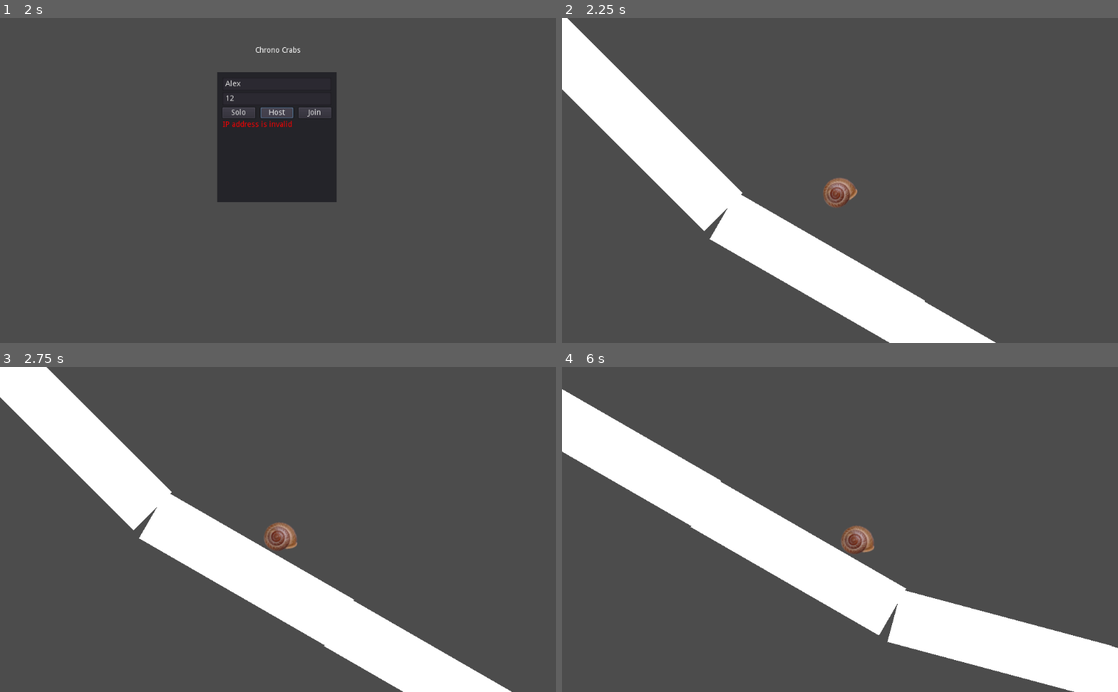
Above: before the commit, frames 1-4 (two rows, left to right).
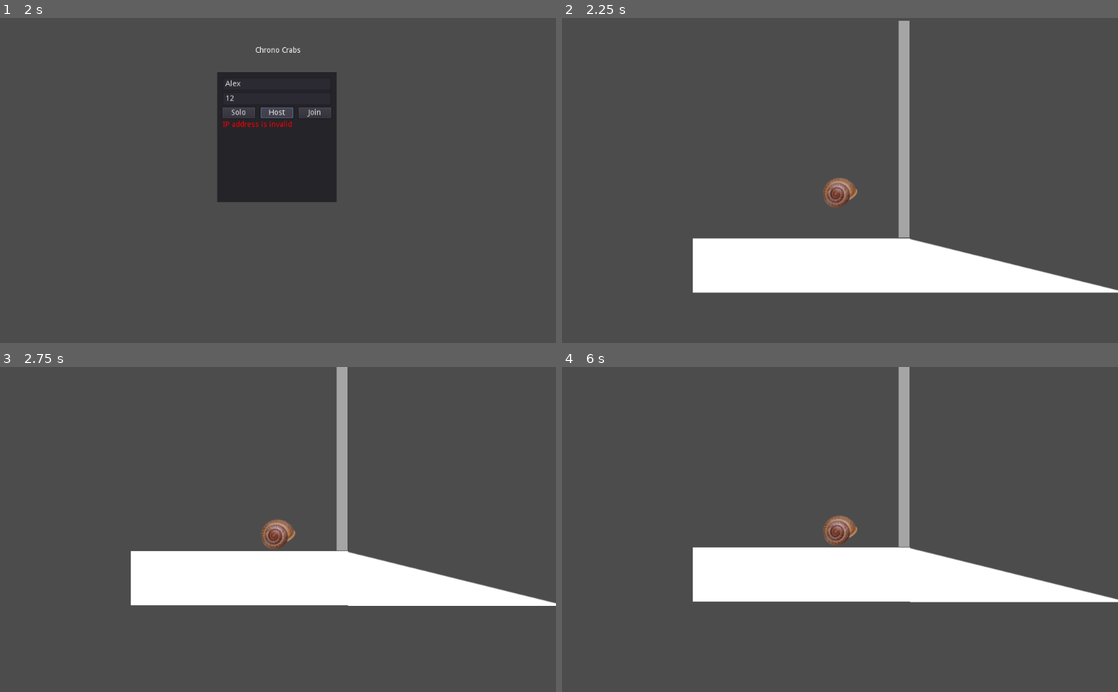
Above: after the commit, the same moments.

Repository: textrivers/chrono-crabs
Game: Godot game, scene res://Scenes/Lobby.tscn
Same seed, same stepped clock (60 frames per second), same inputs: the game is played once before the commit and once after it.
Inputs (mouse positions are in pixels of both pictures, inside the frame that each line leads up to):
- Up to frame 1 (2 s): click (278, 83) at 0.52 s; type "Alex" at 0.6 s; click (278, 99) at 0.75 s; type "12" at 0.83 s; click "Host" at 1.25 s
- Up to frame 2 (2.25 s): click "Solo" at 2 s
- Up to frame 3 (2.75 s): no input
- Up to frame 4 (6 s): hold Right (ui_right) 2.78-4.28 s; hold Left (ui_left) 4.28-5.03 s; hold Right (ui_right) from 5.03 s (still down)

Frame 1 is identical in both runs. In frame 2, 19% of the frame differs, in the area x 0-100%, y 0-100%; in frame 3, 21%; in frame 4, 23%.

Commit message:
multiplayer and ghost additions, not working

Diff:
--- a/Scenes/DumbPlayer.gd
+++ b/Scenes/DumbPlayer.gd
@@ -12,11 +12,16 @@
 var flipped = false
 var flip_now = false
 
+var racing = false
+var current_ghost = {}
+var ghost_data_index = 0
+
 const REST_AMOUNT = 10
 const ROTATION_CONST = 1.8
 
 func _ready():
-	pass
+	get_node("/root/World/FinishSystem").connect("race_finished", self, "finish_race")
+	get_node("/root/World/StartingSystem").connect("race_started", self, "start_race")
 
 func get_floor_normal():
 	if $RayDown.is_colliding():
@@ -45,7 +50,6 @@
 				velocity.x = lerp(velocity.x, 0, 0.2)
 func move_player():
 
-
 	## translation
 	velocity = move_and_slide(velocity, floor_normal, true, 4, 0.8, true)
 
@@ -66,16 +70,32 @@
 	last_frame_pos.x = position.x
 
 func _physics_process(delta):
+
 	get_floor_normal()
 	if !is_on_floor() or rolling:
 		velocity.y += gravity * delta
 
-	get_input()
+	if racing == true:
+		get_input()
+
 	move_player()
 
-
+	if racing == true:
+		## record ghost data: position, rotation, ?
+		current_ghost[ghost_data_index] = [position, rotation_degrees]
+		ghost_data_index += 1
 
 func _on_FlipTimer_timeout():
 	$FlipTimer.stop()
 	flip_now = true
 	flipped = false
+
+func start_race():
+	racing = true
+
+
+func finish_race():
+	racing = false
+	## if this race was faster than previous races
+	ghost_data.keep_ghost_data[0] = current_ghost
+	print("ghost added")
--- /dev/null
+++ b/Scenes/FinishSystem.gd
@@ -0,0 +1,14 @@
+extends Node2D
+
+signal race_finished
+
+func _ready():
+	pass
+
+# Called every frame. 'delta' is the elapsed time since the previous frame.
+#func _process(delta):
+#	pass
+
+
+func _on_Area2D_body_entered(body):
+	emit_signal("race_finished")
--- /dev/null
+++ b/Scenes/FinishSystem.tscn
@@ -0,0 +1,24 @@
+[gd_scene load_steps=4 format=2]
+
+[ext_resource path="res://Scenes/FinishSystem.gd" type="Script" id=1]
+[ext_resource path="res://Sprites/racetrack_rect.png" type="Texture" id=2]
+
+[sub_resource type="RectangleShape2D" id=1]
+extents = Vector2( 10, 200.025 )
+
+[node name="FinishSystem" type="Node2D"]
+script = ExtResource( 1 )
+
+[node name="FinishLine" type="Node2D" parent="."]
+
+[node name="Sprite" type="Sprite" parent="FinishLine"]
+modulate = Color( 1, 1, 1, 0.501961 )
+rotation = 1.5708
+scale = Vector2( 1, 0.2 )
+texture = ExtResource( 2 )
+
+[node name="Area2D" type="Area2D" parent="FinishLine"]
+
+[node name="CollisionShape2D" type="CollisionShape2D" parent="FinishLine/Area2D"]
+shape = SubResource( 1 )
+[connection signal="body_entered" from="FinishLine/Area2D" to="." method="_on_Area2D_body_entered"]
--- a/Scenes/Lobby.gd
+++ b/Scenes/Lobby.gd
@@ -5,8 +5,10 @@
 var game_on = false
 
 var player_info = { }
-var player_info_index = 1
 var my_name = "name string"
+var my_id = 1
+
+signal start_game
 
 func _ready():
 
@@ -25,17 +27,17 @@
 ### Network callback functions ###
 
 func _player_connected(id):
-	print("somebody connected")
+	print("_player_connected_called")
 
+	my_id = SceneTree.get_unique_network_id()
 	## change solo button text to PLAY
 	## $Panel/Solo_Button.set_text("PLAY")
 
-	## send name to server
-	if not is_network_master():
-		rpc_id(1, "register_player", my_name)
+	# Called on both clients and server when a peer connects. Send my info to it.
+	rpc("register_player", my_id, my_name)
 
 
-func _player_disconnected(_id):
+func _player_disconnected(id):
 	if get_tree().is_network_server():
 		_end_game("Client disconnected")
 	else:
@@ -63,7 +65,6 @@
 		get_node("/root/World").free() ## immediate
 		show()
 		game_on = false
-		player_info_index = 1
 
 	get_tree().set_network_peer(null) ## remove peer
 	$Panel/Join_Button.set_disabled(false)
@@ -80,26 +81,17 @@
 		$Panel/Status_OK.set_text("")
 		$Panel/Status_Fail.set_text(text)
 
-remote func register_player(name):
+remote func register_player(their_id, their_name):
+	## register self
+	player_info[my_id] = my_name
 
-	player_info[player_info_index] = name
-	rpc("update_player_registry", player_info, player_info_index)
-	player_info_index += 1
+	## register player who just sent me their info
+	player_info[their_id] = their_name
 
-remotesync func update_player_registry(other_player_info, other_player_info_index):
-	## update player dictionary
-	player_info = other_player_info
-	## display connection info
-	for i in player_info:
-		if player_info[i] != "":
-			if other_player_info_index == 1:
-				$Panel/Player1_Connected.set_text(other_player_info[other_player_info_index] + "is hosting")
-			if other_player_info_index == 2:
-				$Panel/Player2_Connected.set_text(other_player_info[other_player_info_index] + "connected")
-			if other_player_info_index == 3:
-				$Panel/Player3_Connected.set_text(other_player_info[other_player_info_index] + "connected")
-			if other_player_info_index == 4:
-				$Panel/Player4_Connected.set_text(other_player_info[other_player_info_index] + "connected")
+	print(player_info)
+
+	## TODO make the Lobby display update with player info
+
 
 func _on_Host_Button_pressed():
 	my_name = $Panel/Name.get_text()
@@ -129,7 +121,6 @@
 	get_node("Panel/Player1_Connected").set_text(my_name + " is hosting")
 
 	player_info[1] = my_name
-	player_info_index += 1
 
 func _on_Join_Button_pressed():
 	my_name = $Panel/Name.get_text()
@@ -153,14 +144,18 @@
 	## load game
 	var game_world = load("res://Scenes/World.tscn").instance()
 	game_world.connect("game_finished", self, "_end_game", [], CONNECT_DEFERRED) ## deferred so it can be safely erased...?
-
 	##start game
 	get_tree().get_root().add_child(game_world)
+
+	game_on = true
+
+	emit_signal("start_game")
+	print("game start signal sent")
 
 	## hide lobby
 	hide()
 
-	game_on = true
+
 
 # warning-ignore:unused_argument
 func _process(delta):
--- /dev/null
+++ b/Scenes/StartingSystem.gd
@@ -0,0 +1,32 @@
+extends Node2D
+
+signal race_started
+
+var timer_countdown = 3
+
+func _ready():
+	connect("Lobby.start_game", self, "start_race")
+	if is_connected("Lobby.start_game", self, "start_race"):
+		print("race start signal connected supposedly")
+
+func _physics_process(delta):
+	pass
+
+func start_race():
+	print("game start signal received")
+	## start race countdown timer
+	$StartingTimer.start()
+
+func _on_StartingTimer_timeout():
+
+	if timer_countdown < 0:
+		$AudioStreamPlayer2D.play()
+		timer_countdown -= 1
+		$StartingTimer.start()
+	elif timer_countdown == 0:
+		## high beep
+		$AudioStreamPlayer2D.pitch_scale = 2
+		$AudioStreamPlayer2D.play()
+		## race starts
+		$StartingTimer.stop()
+		emit_signal("race_started")
--- /dev/null
+++ b/Scenes/StartingSystem.tscn
@@ -0,0 +1,22 @@
+[gd_scene load_steps=4 format=2]
+
+[ext_resource path="res://Scenes/StartingSystem.gd" type="Script" id=1]
+[ext_resource path="res://Sprites/racetrack_rect.png" type="Texture" id=2]
+[ext_resource path="res://Audio/basic_blip.wav" type="AudioStream" id=3]
+
+[node name="StartingSystem" type="Node2D"]
+script = ExtResource( 1 )
+
+[node name="StartingLine" type="Node2D" parent="."]
+
+[node name="Sprite" type="Sprite" parent="StartingLine"]
+modulate = Color( 1, 1, 1, 0.501961 )
+rotation = 1.5708
+scale = Vector2( 1, 0.2 )
+texture = ExtResource( 2 )
+
+[node name="StartingTimer" type="Timer" parent="."]
+
+[node name="AudioStreamPlayer2D" type="AudioStreamPlayer2D" parent="."]
+stream = ExtResource( 3 )
+[connection signal="timeout" from="StartingTimer" to="." method="_on_StartingTimer_timeout"]
--- a/Scenes/World.gd
+++ b/Scenes/World.gd
@@ -1,10 +1,14 @@
 extends Node2D
 
 signal game_finished
+var start_moment = 0
+var current_moment = 0
+var end_moment = 0
 
 # Called when the node enters the scene tree for the first time.
 func _ready():
-	pass
+	get_node("FinishSystem").connect("race_finished", self, "finish_timing")
+	get_node("StartingSystem").connect("race_started", self, "start_timing")
 
 
 func input_handling():
@@ -13,5 +17,12 @@
 		emit_signal("game_finished")
 
 
-func _process(delta):
+func _physics_process(delta):
 	input_handling()
+	current_moment = OS.get_unix_time()
+
+func start_timing():
+	start_moment = OS.get_unix_time()
+
+func finish_timing():
+	end_moment = OS.get_unix_time()
--- a/Scenes/World.tscn
+++ b/Scenes/World.tscn
@@ -7,6 +7,8 @@
 [ext_resource path="res://Scenes/DumbPlayer.tscn" type="PackedScene" id=5]
 [ext_resource path="res://Scenes/Camera2D.gd" type="Script" id=6]
 [ext_resource path="res://Scenes/BowlLeft.tscn" type="PackedScene" id=7]
+[ext_resource path="res://Scenes/StartingSystem.tscn" type="PackedScene" id=8]
+[ext_resource path="res://Scenes/FinishSystem.tscn" type="PackedScene" id=9]
 
 [node name="World" type="Node2D"]
 script = ExtResource( 1 )
@@ -129,7 +131,7 @@
 rotation = -0.785397
 
 [node name="DumbPlayer" parent="." instance=ExtResource( 5 )]
-position = Vector2( 1426.3, 7506.54 )
+position = Vector2( 272.021, 243.289 )
 
 [node name="Camera2D" type="Camera2D" parent="DumbPlayer"]
 current = true
@@ -142,3 +144,9 @@
 [node name="BowlLeft2" parent="." instance=ExtResource( 7 )]
 position = Vector2( 6123.97, 4769.68 )
 scale = Vector2( -1, 1 )
+
+[node name="StartingSystem" parent="." instance=ExtResource( 8 )]
+position = Vector2( 390.027, 157.341 )
+
+[node name="FinishSystem" parent="." instance=ExtResource( 9 )]
+position = Vector2( 10569.2, 4102.96 )
--- /dev/null
+++ b/dump.gd
@@ -0,0 +1,29 @@
+extends Node
+
+# Declare member variables here. Examples:
+# var a = 2
+# var b = "text"
+
+# Called when the node enters the scene tree for the first time.
+func _ready():
+	pass # Replace with function body.
+
+# Called every frame. 'delta' is the elapsed time since the previous frame.
+#func _process(delta):
+#	pass
+
+## from Lobby.gd
+remotesync func update_player_registry(other_player_info, other_player_info_index):
+	## update player dictionary
+	player_info = other_player_info
+	## display connection info
+	for i in player_info:
+		if player_info[i] != "":
+			if other_player_info_index == 1:
+				get_node("Panel/Player1_Connected").set_text(other_player_info[other_player_info_index] + "is hosting")
+			if other_player_info_index == 2:
+				$Panel/Player2_Connected.set_text(other_player_info[other_player_info_index] + "connected")
+			if other_player_info_index == 3:
+				$Panel/Player3_Connected.set_text(other_player_info[other_player_info_index] + "connected")
+			if other_player_info_index == 4:
+				$Panel/Player4_Connected.set_text(other_player_info[other_player_info_index] + "connected")
--- /dev/null
+++ b/ghost_data.gd
@@ -0,0 +1,12 @@
+extends Node
+
+var keep_ghost_data = {}
+
+
+# Called when the node enters the scene tree for the first time.
+func _ready():
+	pass # Replace with function body.
+
+# Called every frame. 'delta' is the elapsed time since the previous frame.
+#func _process(delta):
+#	pass
--- a/project.godot
+++ b/project.godot
@@ -22,6 +22,7 @@
 [autoload]
 
 Lobby="*res://Scenes/Lobby.gd"
+ghost_data="*res://ghost_data.gd"
 
 [input]
 
Not shown, added: Audio/basic_blip.wav.import
Not shown: 1 places in Scenes/World.tscn that only renumber resources
Not shown, added: Audio/basic_blip.wav
